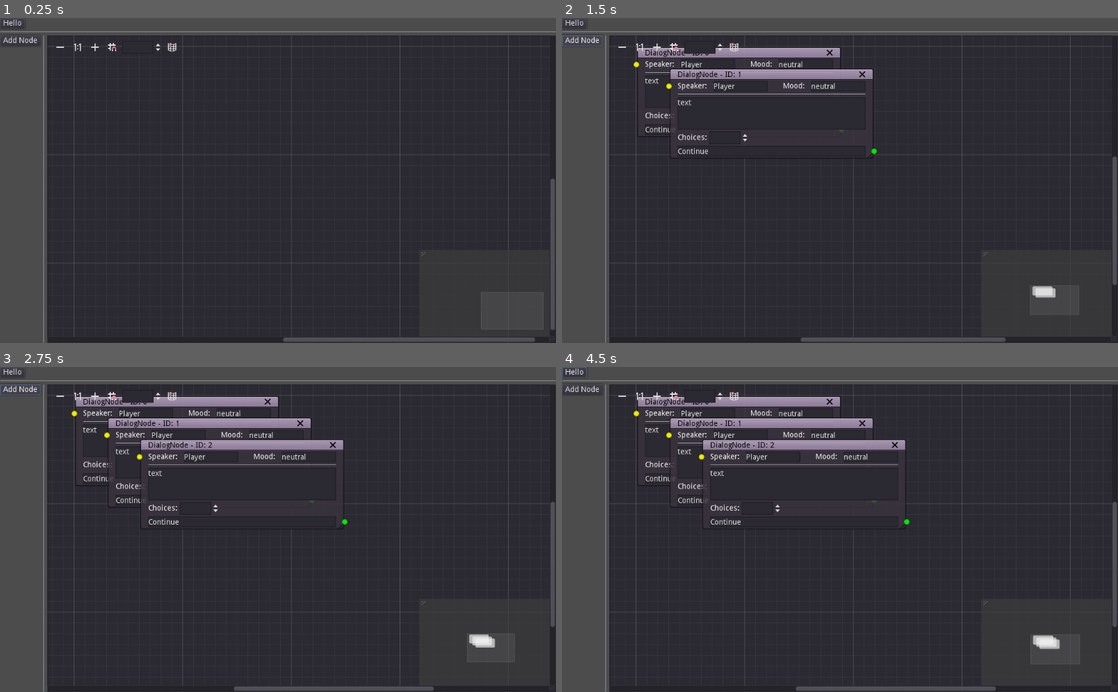
Above: before the commit, frames 1-4 (two rows, left to right).
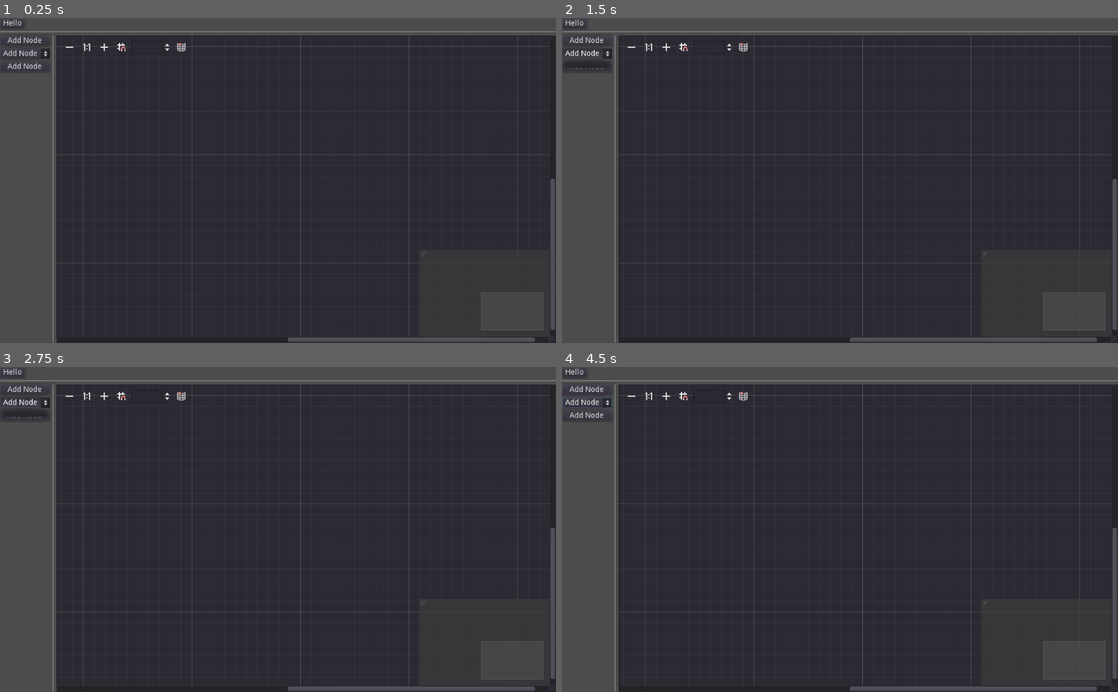
Above: after the commit, the same moments.

Repository: fossegutten/FuzzyStoryEditor
Game: Godot game, scene res://DialogEditor.tscn
Same seed, same stepped clock (60 frames per second), same inputs: the game is played once before the commit and once after it.
Inputs (mouse positions are in pixels of both pictures, inside the frame that each line leads up to; where the layout moved, square brackets give the same spot in the first picture):
- Up to frame 1 (0.25 s): no input
- Up to frame 2 (1.5 s): click "Add Node" at 0.5 s; click "Add Node" at 1.25 s
- Up to frame 3 (2.75 s): click "Add Node" at 2 s
- Up to frame 4 (4.5 s): click "Hello" at 2.75 s; click (628, 396) [623, 396] at 3.5 s; click (667, 396) [656, 396] at 4.25 s

The runs differ from the first frame. In frame 1, 2.7% of the frame differs, in the area x 0-98%, y 5-100%; in frame 2, 6.2%; in frame 3, 7.7%, in the area x 0-100%, y 5-100%; in frame 4, 7.5%.

Commit message:
multiple node type support added

Diff:
--- a/DialogEditor.gd
+++ b/DialogEditor.gd
@@ -1,8 +1,39 @@
 extends Control
 
 onready var graph_edit : GraphEdit = $VBox/HBox2/GraphEdit
+onready var add_node_popup_menu : PopupMenu = $AddNodePopupMenu
+onready var add_node_menu_button : MenuButton = $VBox/HBox2/VBox/AddNodeMenuButton
 
-onready var dw_node : PackedScene = preload("res://nodes/DialogNode.tscn")
+onready var dialog_node : PackedScene = preload("res://nodes/DialogNode.tscn")
+onready var condition_node : PackedScene = preload("res://nodes/ConditionNode.tscn")
+
+const POPUP_MENU_SIZE := Vector2(100, 100)
+enum NodeType {
+	DIALOG,
+	CONDITION
+}
+
+var new_node_offset : Vector2 = Vector2()
+
+func _ready():
+
+	var p : PopupMenu = add_node_menu_button.get_popup()
+	p.connect("id_pressed", self, "_on_AddNodeMenuButton_id_pressed")
+
+	for i in [add_node_popup_menu, add_node_menu_button.get_popup()]:
+		i.add_item("Dialog", NodeType.DIALOG)
+		i.add_item("Condition", NodeType.CONDITION)
+
+#	add_node_popup_menu.add_item("Dialog", NodeType.DIALOG)
+#	add_node_popup_menu.add_item("Condition", NodeType.CONDITION)
+
+
+#func _gui_input(event):
+##func _unhandled_input(event):
+#	if event is InputEventMouseButton:
+#		if event.pressed and event.button_index == BUTTON_RIGHT:
+#			add_node_popup_menu.popup_centered(Vector2(200, 200))
+
 
 func assign_node_id(node : EventNode) -> void:
 
@@ -27,18 +58,23 @@
 
 
 func _on_AddNodeButton_pressed():
-	var new : EventNode = dw_node.instance()
-	new.connect("close_request", self, "_on_EventNode_close_request", [new])
-	new.offset = get_event_nodes().size() * Vector2(60, 40)
-	graph_edit.add_child(new)
-	assign_node_id(new)
-
-	var node_name : String = "EventNode"
-	if "DialogNode".is_subsequence_ofi(new.name):
-		node_name = "DialogNode"
-
-	new.name = "%s%d" % [node_name, new.get_node_id()]
-	new.title = "%s - ID: %d" % [node_name, new.get_node_id()]
+	pass
+#	var new : EventNode = dialog_node.instance()
+#	new.connect("close_request", self, "_on_EventNode_close_request", [new])
+#	new.offset = get_event_nodes().size() * Vector2(60, 40)
+#	graph_edit.add_child(new)
+#	assign_node_id(new)
+#
+#	var node_name : String = "EventNode"
+#	if "Dialog".is_subsequence_ofi(new.name):
+#		node_name = "DialogNode"
+#	elif "Condition".is_subsequence_ofi(new.name):
+#		node_name = "ConditionNode"
+#	else:
+#		printerr("undefined event node type")
+#
+#	new.name = "%s%d" % [node_name, new.get_node_id()]
+#	new.title = "%s - ID: %d" % [node_name, new.get_node_id()]
 
 
 func _on_EventNode_close_request(requester : GraphNode) -> void:
@@ -76,3 +112,54 @@
 	for i in graph_edit.get_connection_list():
 		if i.from == from and i.from_port == from_slot:
 			graph_edit.disconnect_node(i.from, i.from_port, i.to, i.to_port)
+
+#	add_node_popup_menu.popup(Rect2(release_position, POPUP_MENU_SIZE))
+
+
+func _on_GraphEdit_gui_input(event):
+	if event is InputEventMouseButton:
+		if event.pressed and event.button_index == BUTTON_RIGHT:
+			for c in graph_edit.get_children():
+				if c is GraphNode:
+					if Rect2(c.rect_global_position, c.rect_size).has_point(get_global_mouse_position()):
+#						print("%s: pos %s, size %s" % [c.name, c.rect_global_position, c.rect_size])
+						return
+
+			add_node_popup_menu.popup(Rect2(get_global_mouse_position(), POPUP_MENU_SIZE))
+			new_node_offset = (get_global_mouse_position() + graph_edit.scroll_offset) / graph_edit.zoom - graph_edit.rect_global_position
+
+
+func _on_AddNodeMenuButton_id_pressed(id):
+	new_node_offset = (1 + get_event_nodes().size()) * Vector2(60, 40) + graph_edit.scroll_offset / graph_edit.zoom
+	create_node(id)
+
+
+func _on_AddNodePopupMenu_id_pressed(id):
+	create_node(id)
+
+
+func create_node(node_type : int):
+
+	print([graph_edit.scroll_offset, graph_edit.rect_position, graph_edit.zoom, graph_edit.scroll_offset / graph_edit.zoom])
+
+	var new_node : EventNode
+	var node_name : String = "EventNode"
+
+	match node_type:
+		NodeType.DIALOG:
+			new_node = dialog_node.instance()
+			node_name = "DialogNode"
+		NodeType.CONDITION:
+			new_node = condition_node.instance()
+			node_name = "ConditionNode"
+		_:
+			printerr("undefined event node type")
+			return
+
+	new_node.connect("close_request", self, "_on_EventNode_close_request", [new_node])
+	new_node.offset = new_node_offset
+	graph_edit.add_child(new_node)
+	assign_node_id(new_node)
+
+	new_node.name = "%s%d" % [node_name, new_node.get_node_id()]
+	new_node.title = "%s - ID: %d" % [node_name, new_node.get_node_id()]
--- a/DialogEditor.tscn
+++ b/DialogEditor.tscn
@@ -39,26 +39,45 @@
 size_flags_vertical = 3
 
 [node name="VBox" type="VBoxContainer" parent="VBox/HBox2"]
-margin_right = 75.0
+margin_right = 92.0
 margin_bottom = 568.0
 
 [node name="AddNodeButton" type="Button" parent="VBox/HBox2/VBox"]
-margin_right = 75.0
+margin_right = 92.0
 margin_bottom = 20.0
 text = "Add Node"
 
+[node name="OptionButton" type="OptionButton" parent="VBox/HBox2/VBox"]
+margin_top = 24.0
+margin_right = 92.0
+margin_bottom = 44.0
+text = "Add Node"
+
+[node name="AddNodeMenuButton" type="MenuButton" parent="VBox/HBox2/VBox"]
+margin_top = 48.0
+margin_right = 92.0
+margin_bottom = 68.0
+text = "Add Node"
+flat = false
+
 [node name="VSeparator" type="VSeparator" parent="VBox/HBox2"]
-margin_left = 79.0
-margin_right = 83.0
+margin_left = 96.0
+margin_right = 100.0
 margin_bottom = 568.0
 
 [node name="GraphEdit" type="GraphEdit" parent="VBox/HBox2"]
-margin_left = 87.0
+margin_left = 104.0
 margin_right = 1024.0
 margin_bottom = 568.0
 size_flags_horizontal = 3
 size_flags_vertical = 3
 scroll_offset = Vector2( -50, -20 )
+
+[node name="AddNodePopupMenu" type="PopupMenu" parent="."]
+margin_right = 20.0
+margin_bottom = 20.0
 [connection signal="pressed" from="VBox/HBox2/VBox/AddNodeButton" to="." method="_on_AddNodeButton_pressed"]
 [connection signal="connection_request" from="VBox/HBox2/GraphEdit" to="." method="_on_GraphEdit_connection_request"]
 [connection signal="connection_to_empty" from="VBox/HBox2/GraphEdit" to="." method="_on_GraphEdit_connection_to_empty"]
+[connection signal="gui_input" from="VBox/HBox2/GraphEdit" to="." method="_on_GraphEdit_gui_input"]
+[connection signal="id_pressed" from="AddNodePopupMenu" to="." method="_on_AddNodePopupMenu_id_pressed"]
--- /dev/null
+++ b/nodes/ConditionNode.gd
@@ -0,0 +1,9 @@
+extends EventNode
+
+
+func _ready():
+	show_close = true
+	resizable = true
+	set_slot(0, true, SLOT, in_color, false, SLOT, out_color)
+	set_slot(1, false, SLOT, in_color, true, SLOT, out_color)
+	set_slot(2, false, SLOT, in_color, true, SLOT, out_color)
--- /dev/null
+++ b/nodes/ConditionNode.tscn
@@ -0,0 +1,62 @@
+[gd_scene load_steps=2 format=2]
+
+[ext_resource path="res://nodes/ConditionNode.gd" type="Script" id=1]
+
+[node name="ConditionNode" type="GraphNode"]
+margin_right = 291.0
+margin_bottom = 82.0
+slot/0/left_enabled = false
+slot/0/left_type = 0
+slot/0/left_color = Color( 1, 1, 1, 1 )
+slot/0/right_enabled = false
+slot/0/right_type = 0
+slot/0/right_color = Color( 1, 1, 1, 1 )
+slot/1/left_enabled = false
+slot/1/left_type = 0
+slot/1/left_color = Color( 1, 1, 1, 1 )
+slot/1/right_enabled = false
+slot/1/right_type = 0
+slot/1/right_color = Color( 1, 1, 1, 1 )
+slot/2/left_enabled = false
+slot/2/left_type = 0
+slot/2/left_color = Color( 1, 1, 1, 1 )
+slot/2/right_enabled = false
+slot/2/right_type = 0
+slot/2/right_color = Color( 1, 1, 1, 1 )
+script = ExtResource( 1 )
+__meta__ = {
+"_edit_use_anchors_": false
+}
+out_color = Color( 1, 0.580392, 0.92549, 1 )
+
+[node name="TextEdit" type="TextEdit" parent="."]
+margin_left = 16.0
+margin_top = 24.0
+margin_right = 275.0
+margin_bottom = 46.0
+rect_min_size = Vector2( 0, 22 )
+text = "condition"
+
+[node name="Label" type="Label" parent="."]
+margin_left = 16.0
+margin_top = 47.0
+margin_right = 275.0
+margin_bottom = 61.0
+text = "True"
+align = 2
+valign = 1
+__meta__ = {
+"_edit_use_anchors_": false
+}
+
+[node name="Label2" type="Label" parent="."]
+margin_left = 16.0
+margin_top = 62.0
+margin_right = 275.0
+margin_bottom = 76.0
+text = "False"
+align = 2
+valign = 1
+__meta__ = {
+"_edit_use_anchors_": false
+}
--- a/nodes/DialogNode.tscn
+++ b/nodes/DialogNode.tscn
@@ -4,10 +4,10 @@
 [ext_resource path="res://nodes/DialogNode.gd" type="Script" id=2]
 
 [node name="DialogNode" type="GraphNode"]
-margin_right = 466.0
-margin_bottom = 210.0
-custom_constants/port_offset = 0
+margin_right = 523.0
+margin_bottom = 211.0
 custom_constants/separation = 3
+title = "DialogNode"
 show_close = true
 slot/0/left_enabled = false
 slot/0/left_type = 0
@@ -39,18 +39,6 @@
 slot/4/right_enabled = false
 slot/4/right_type = 0
 slot/4/right_color = Color( 1, 1, 1, 1 )
-slot/5/left_enabled = false
-slot/5/left_type = 0
-slot/5/left_color = Color( 1, 1, 1, 1 )
-slot/5/right_enabled = false
-slot/5/right_type = 0
-slot/5/right_color = Color( 1, 1, 1, 1 )
-slot/6/left_enabled = false
-slot/6/left_type = 0
-slot/6/left_color = Color( 1, 1, 1, 1 )
-slot/6/right_enabled = false
-slot/6/right_type = 0
-slot/6/right_color = Color( 1, 1, 1, 1 )
 script = ExtResource( 2 )
 __meta__ = {
 "_edit_use_anchors_": false
@@ -59,26 +47,28 @@
 [node name="NameMoodHBox" type="HBoxContainer" parent="."]
 margin_left = 16.0
 margin_top = 24.0
-margin_right = 450.0
-margin_bottom = 44.0
+margin_right = 507.0
+margin_bottom = 46.0
 
 [node name="NameLabel" type="Label" parent="NameMoodHBox"]
-margin_top = 3.0
+margin_top = -1.0
 margin_right = 62.0
-margin_bottom = 17.0
+margin_bottom = 21.0
+rect_min_size = Vector2( 0, 22 )
 text = "Speaker:  "
+valign = 2
 
 [node name="NameTextEdit" type="TextEdit" parent="NameMoodHBox"]
 margin_left = 66.0
 margin_right = 166.0
-margin_bottom = 20.0
-rect_min_size = Vector2( 100, 20 )
+margin_bottom = 22.0
+rect_min_size = Vector2( 100, 22 )
 text = "Player"
 
 [node name="Control" type="Control" parent="NameMoodHBox"]
 margin_left = 170.0
 margin_right = 190.0
-margin_bottom = 20.0
+margin_bottom = 22.0
 rect_min_size = Vector2( 20, 0 )
 __meta__ = {
 "_edit_use_anchors_": false
@@ -86,37 +76,39 @@
 
 [node name="NameLabel2" type="Label" parent="NameMoodHBox"]
 margin_left = 194.0
-margin_top = 3.0
+margin_top = -1.0
 margin_right = 242.0
-margin_bottom = 17.0
+margin_bottom = 21.0
+rect_min_size = Vector2( 0, 22 )
 text = "Mood:  "
+valign = 2
 
 [node name="NameTextEdit2" type="TextEdit" parent="NameMoodHBox"]
 margin_left = 246.0
 margin_right = 346.0
-margin_bottom = 20.0
-rect_min_size = Vector2( 100, 20 )
+margin_bottom = 22.0
+rect_min_size = Vector2( 100, 22 )
 text = "neutral"
 
 [node name="HSeparator" type="HSeparator" parent="."]
 margin_left = 16.0
-margin_top = 47.0
-margin_right = 450.0
-margin_bottom = 51.0
+margin_top = 49.0
+margin_right = 507.0
+margin_bottom = 53.0
 
 [node name="DialogTextEdit" type="TextEdit" parent="."]
 margin_left = 16.0
-margin_top = 54.0
-margin_right = 450.0
-margin_bottom = 114.0
+margin_top = 56.0
+margin_right = 507.0
+margin_bottom = 116.0
 rect_min_size = Vector2( 0, 60 )
 text = "text"
 
 [node name="ChoicesHBox" type="HBoxContainer" parent="."]
 margin_left = 16.0
-margin_top = 117.0
-margin_right = 450.0
-margin_bottom = 141.0
+margin_top = 119.0
+margin_right = 507.0
+margin_bottom = 143.0
 
 [node name="Label" type="Label" parent="ChoicesHBox"]
 margin_top = 5.0
@@ -135,19 +127,7 @@
 
 [node name="DialogChoiceTextEdit" parent="." instance=ExtResource( 1 )]
 margin_left = 16.0
-margin_top = 144.0
-margin_right = 450.0
-margin_bottom = 164.0
-
-[node name="DialogChoiceTextEdit2" parent="." instance=ExtResource( 1 )]
-margin_left = 16.0
-margin_top = 167.0
-margin_right = 450.0
-margin_bottom = 187.0
-
-[node name="DialogChoiceTextEdit3" parent="." instance=ExtResource( 1 )]
-margin_left = 16.0
-margin_top = 190.0
-margin_right = 450.0
-margin_bottom = 210.0
+margin_top = 146.0
+margin_right = 507.0
+margin_bottom = 168.0
 [connection signal="value_changed" from="ChoicesHBox/ChoicesSpinBox" to="." method="_on_ChoicesSpinBox_value_changed"]
--- a/nodes/EventNode.gd
+++ b/nodes/EventNode.gd
@@ -3,6 +3,8 @@
 
 const SLOT := 0
 
+export(Color) var in_color := Color.white
+export(Color) var out_color := Color.white
 
 var node_id : int = -1 setget set_node_id, get_node_id
 
--- a/nodes/controls/DialogChoiceLine.tscn
+++ b/nodes/controls/DialogChoiceLine.tscn
@@ -4,8 +4,8 @@
 "choice_line",
 ]]
 margin_right = 200.0
-margin_bottom = 20.0
-rect_min_size = Vector2( 200, 20 )
+margin_bottom = 22.0
+rect_min_size = Vector2( 200, 22 )
 text = "Continue"
 __meta__ = {
 "_edit_use_anchors_": false
